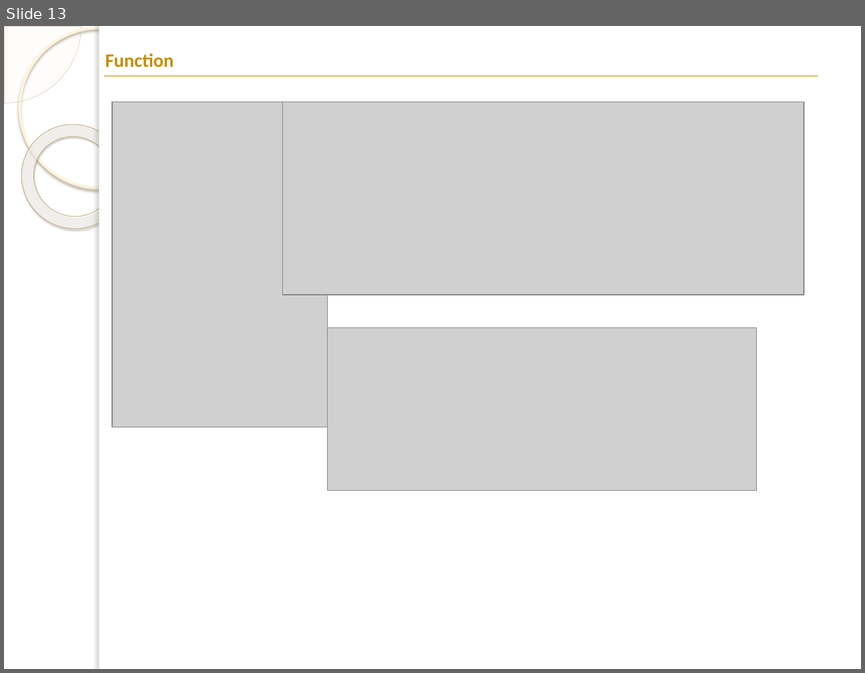
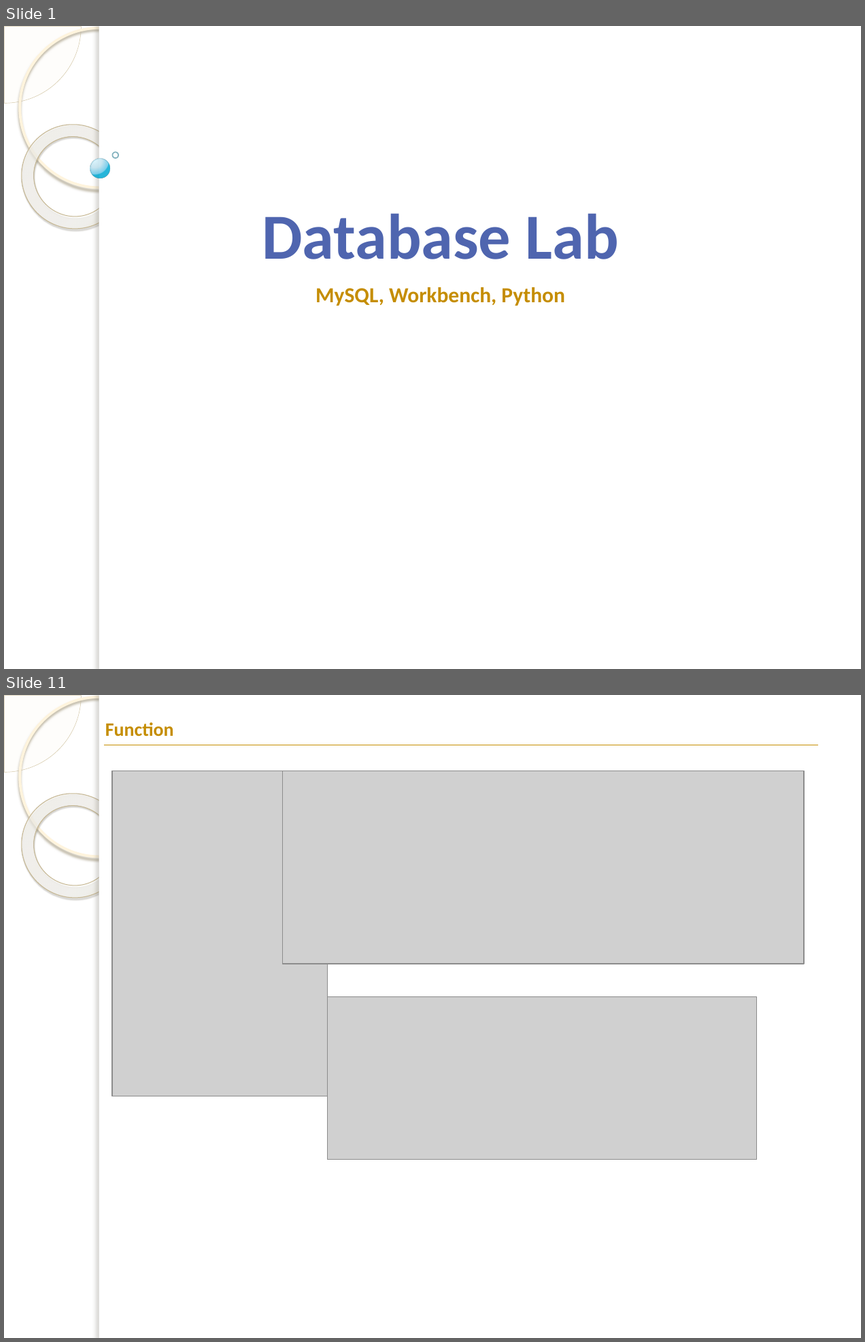
Before and after one commit to mohammadbtc100/courses, a slide deck: Database/DB-lab-2.pptx. Shown one above the other, each under a label of ours: slide 13 before the commit, slides 1 and 11 after it; the slides between them are not shown. The pictures are 865x673 and 865x1342 pixels, drawn with LibreOffice and Linux fonts; fonts in the diff are those of the drawing; grey boxes stand for pictures; background and template pictures are left out. Boxes give left, top, right and bottom in pixels: in the first picture for what was removed or moved away, otherwise in the second. Text is boxed around its words. In the diff, an @@ line names an element or a change of style, - is before the commit and + after.

```diff
--- a/Database/DB-lab-2.pptx
+++ b/Database/DB-lab-2.pptx
@@ slide 1 added at box(4, 26, 861, 669), background picture (left out); not listed: 5 template elements that a slide beside it also shows @@
@@ ellipse added at box(90, 159, 110, 178), fill gradient #DAF4FF to #C3E3F0 to #6BC7E8 to #00ABD5, outline #308EA5 0.16 pt @@
@@ ellipse added at box(113, 152, 119, 158), outline #318093 1 pt @@
@@ text added at box(262, 213, 619, 259), 54 pt, text gradient #122557 to #4F65B0 to #F0F1F7, bold @@
+Database Lab
@@ text added at box(315, 287, 565, 305), 18 pt, text #C58D01, bold @@
+MySQL, Workbench, Python
@@ what was slide 13 is now slide 11 @@
```
Also in this commit, not shown: 1 slide changed, 35 other slides added, 11 slides removed.
